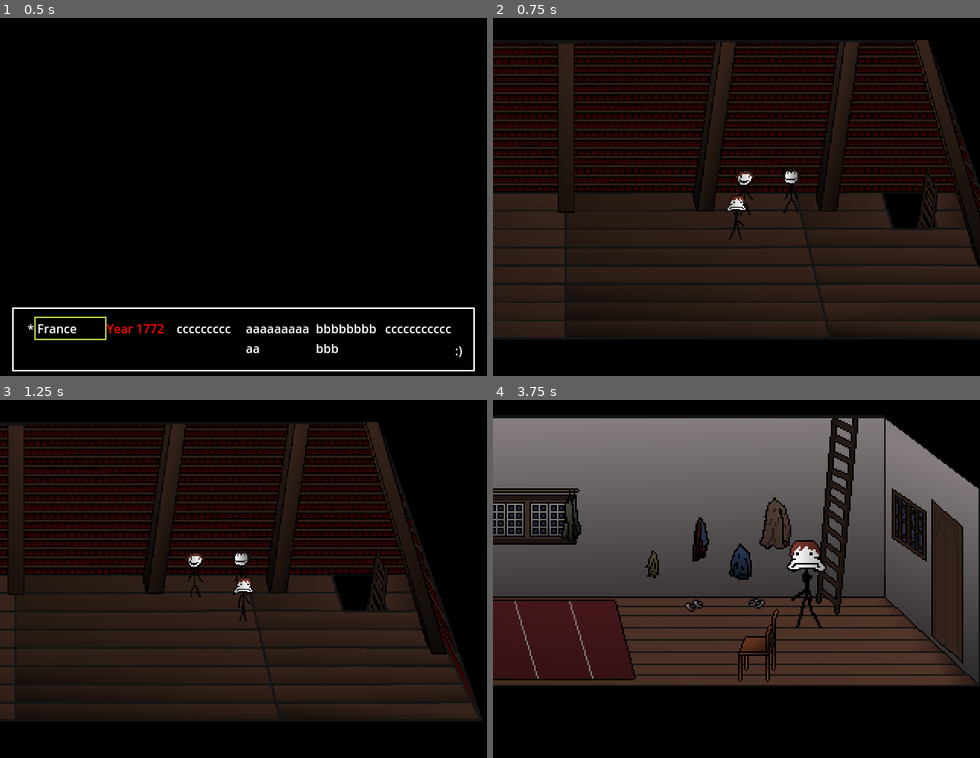
Above: before the commit, frames 1-4 (two rows, left to right).
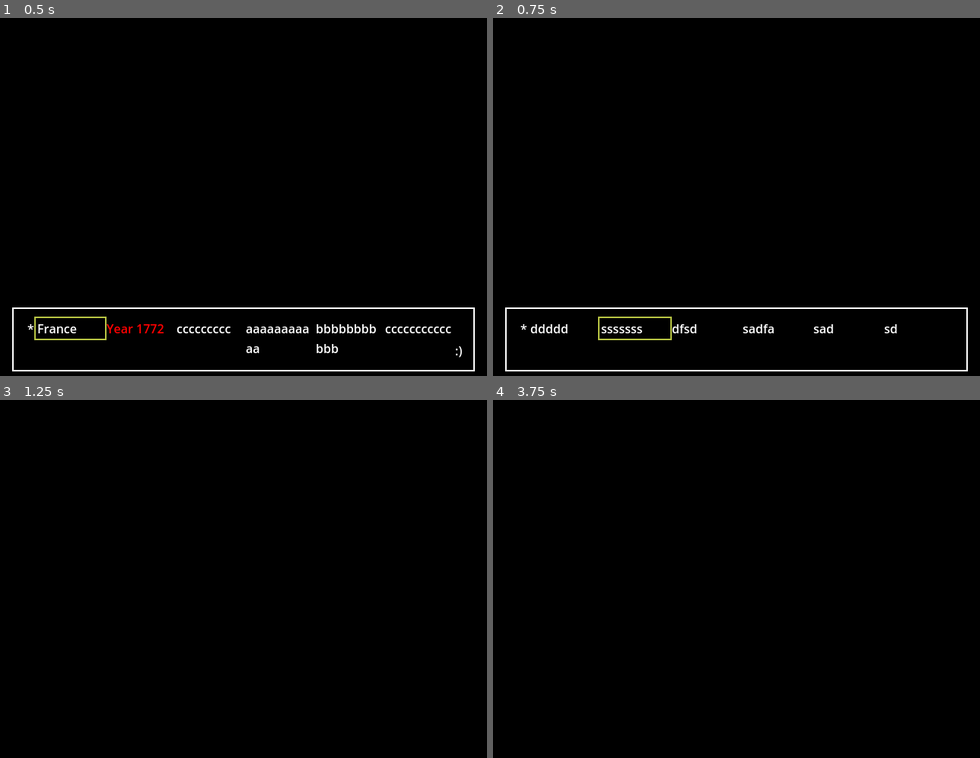
Above: after the commit, the same moments.

Repository: Jupyyter/I-am-hungry-and-my-name-is-Hadarag-Gabriel
Game: Godot game, scene res://scenes/intro.tscn
Same seed, same stepped clock (60 frames per second), same inputs: the game is played once before the commit and once after it.
Inputs:
- Up to frame 1 (0.5 s): no input
- Up to frame 2 (0.75 s): tap Enter (ui_accept) at 0.5, 0.6 s; hold Right (ui_right) from 0.53 s (still down)
- Up to frame 3 (1.25 s): keep holding Right (ui_right); tap Enter (ui_accept) at 0.77, 1.07 s
- Up to frame 4 (3.75 s): release Right (ui_right) at 1.28 s; hold Down (ui_down) 1.28-2.03 s; tap Enter (ui_accept) at 1.35, 1.52, 1.82, 2.1, 2.85, 3.02, 3.32, 3.6 s; hold Right (ui_right) 2.03-2.78 s; hold Up (ui_up) 2.78-3.53 s; hold Left (ui_left) from 3.53 s (still down)

Frame 1 is identical in both runs. In frame 2, 61% of the frame differs, in the area x 0-100%, y 6-99%; in frame 3, 55%; in frame 4, 65%, in the area x 0-100%, y 5-80%.

Commit message:
hjk

Diff:
--- a/project.godot
+++ b/project.godot
@@ -18,6 +18,7 @@
 [autoload]
 
 text_box="*res://scenes/text_box.tscn"
+player="*res://scenes/player.tscn"
 
 [display]
 
--- a/scripts/intro.gd
+++ b/scripts/intro.gd
@@ -9,6 +9,12 @@
 aaaaaaaaaaa
 bbbbbbbbbbb
 ccccccccccc")
+	text_box.queue_questionResponse("ddddddddd
+sssssssssssss
+dfsdsfdsa
+sadfasdfsadf
+sadfdsaf
+sdafsadf")
 
 
 
--- a/scripts/lvl1.gd
+++ b/scripts/lvl1.gd
@@ -18,7 +18,8 @@
 			get_tree().change_scene_to_file("scenes/lvl2.tscn")
 
 	if(nearSalami):
-		if(Input.is_action_just_pressed("ui_accept") and textBox.current_state==text_box.State.ready):
+		if (textBox.current_state==text_box.State.ready and Input.is_action_just_pressed("ui_accept")) or player.inConversation:
+			player.inConversation=true
 			match salamiConv:
 				0:
 					text_box.queue_questionResponse("hi, i'm your brother, Salami-red
@@ -27,22 +28,35 @@
 					ccccccccccc
 					dddddddddd")
 					salamiConv+=1
-					if text_box.IndexChosen==0:
-						text_box.queue_text("you chose hi, i'm your brother, Salami-red")
-					elif text_box.IndexChosen==1:
-						text_box.queue_text("you chose aaaaaaaaaa")
-					elif text_box.IndexChosen==2:
-						text_box.queue_text("you chose bbbbbb")
-					elif text_box.IndexChosen==3:
-						text_box.queue_text("you chose cccccccc")
-					elif text_box.IndexChosen==4:
-						text_box.queue_text("you chose ddddddd")
+				1:
+					if textBox.current_state==text_box.State.ready:
+						if text_box.IndexChosen==0:
+							text_box.queue_text("you chose hi, i'm your brother, Salami-red")
+							player.inConversation=false
+						elif text_box.IndexChosen==1:
+							text_box.queue_text("you chose aaaaaaaaaa")
+							player.inConversation=false
+						elif text_box.IndexChosen==2:
+							text_box.queue_text("you chose bbbbbb")
+							player.inConversation=false
+						elif text_box.IndexChosen==3:
+							text_box.queue_text("you chose cccccccc")
+							player.inConversation=false
+						elif text_box.IndexChosen==4:
+							text_box.queue_text("you chose ddddddd")
+							player.inConversation=false
+						salamiConv+=1
+				2:
+					text_box.queue_text("saddsadsadsadsa
+					sadadsdsa")
+					salamiConv+=1
 
 	if(nearMiguel):
 		if(Input.is_action_just_pressed("ui_accept") and textBox.current_state==text_box.State.ready):
 			match miguelConv:
 				0:
-					text_box.queue_text("hi, i'm your brother, Miguel")
+					text_box.queue_text("hi, i'm your brother, Miguel
+					aaaaaaaaaaaaaaaaaaa")
 					miguelConv+=1
 				1:
 					text_box.queue_text("...")
--- a/scripts/player.gd
+++ b/scripts/player.gd
@@ -4,6 +4,7 @@
 var animation_name:String="Down"
 var flipped:bool=false
 var nearLadder:bool=false
+var inConversation=false
 @onready var animationPlayer =$AnimationPlayer
 @onready var collisionshape2D =$CollisionShape2D
 @onready var sprite2D =$Sprite2D
--- a/scripts/textBox.gd
+++ b/scripts/textBox.gd
@@ -17,10 +17,10 @@
 enum State { ready, newText, reading, finished }
 var current_state: State = State.ready
 var text_queue: Array = []
+var conv_queue:Array=[]
 var tween: Tween
 var chooseMode:bool=false
 var endOfConversation : bool = false
-var doStuff1FrameLater:bool=false
 
 var LabelList2:Array[Label]
 var currentStateList2:Array[State]
@@ -35,9 +35,6 @@
 #displays all the queued texts
 func _process(delta):
 	choosingResponse()
-	if doStuff1FrameLater:
-		current_state=State.ready
-		doStuff1FrameLater=false
 	for lbl in LabelList2:
 		match currentStateList2[LabelList2.find(lbl)]:
 			State.ready:
@@ -50,8 +47,18 @@
 					colorReset(lbl)
 					displayText(lbl)
 				else:
-					currentStateList2[LabelList2.find(lbl)] = State.ready
-					current_state= State.ready
+					if !conv_queue.is_empty():
+						var next_text:String=conv_queue.pop_front()
+						if next_text.begins_with("!-"):
+							next_text=next_text.substr(2)
+							createConvPage(next_text)
+
+						elif next_text.begins_with("#-"):
+							next_text=next_text.substr(2)
+							createQuestionPage(next_text)
+					else:
+						currentStateList2[LabelList2.find(lbl)] = State.ready
+						current_state= State.ready
 			State.reading:
 				#ui_end must be set in godot
 				if Input.is_action_just_pressed("ui_end"):
@@ -68,33 +75,25 @@
 					if text_queue.is_empty():
 						#DELETE ALL THE CHILDREN DIEDIEDIEDIEDIE
 						#GABRIEL EATING MY MEMORY HAHAHAHAHAHAHAHAAHAHAHAHAHAHAHAAHAHAHAHAHAHAAHAHA
-						findThingInNode(lbl,boxContainer).queue_free()
-						currentStateList.erase(currentStateList[LabelList.find(lbl)])
-						LabelList.erase(lbl)
-						if LabelList.is_empty():
-							doStuff1FrameLater=true
-							LabelList2=[]
-							currentStateList2=[]
-							hide_textbox()
-							endOfConversation=true
-							chooseMode=false
+						hide_textbox()
+
+						chooseMode=false
 
 
 
 func queue_text(next_text: String)->void:
-	var lines:PackedStringArray = next_text.split("\n")
-	initializeNewLabel()
-	for line in lines:
-		text_queue.push_back(line)
-
+	if text_queue.is_empty():
+		createConvPage(next_text)
+	else:
+		next_text="!-"+next_text
+		conv_queue.push_back(next_text)
 func queue_questionResponse(next_text: String)->void:
-	IndexChosen=0
-	lastIndexChosen=0
-	chooseMode=true
-	var lines:PackedStringArray = next_text.split("\n")
-	for line in lines:
-		text_queue.push_back(line)
-		initializeNewLabel()
+	if text_queue.is_empty():
+		createQuestionPage(next_text)
+
+	else:
+		next_text="#-"+next_text
+		conv_queue.push_back(next_text)
 
 #display 1 text at a time using tween, changes texture and the color accordingly
 func displayText(lbl:Label)->void:
@@ -130,13 +129,13 @@
 	tween.tween_property(lbl, "visible_ratio", 1, CHAR_READ_RATE)
 	tween.connect("finished", finishedTweening )
 
-
+#guess what it does
 func hide_textbox()->void:
 	start_symbol.text = ""
 	end_symbol.text = ""
 	textbox_container.hide()
 
-
+#guess what it does
 func show_textbox()->void:
 	start_symbol.text = "*"
 	textbox_container.show()
@@ -148,15 +147,15 @@
 		currentStateList[LabelList.find(lbl)] = State.finished
 		currentStateList2[LabelList2.find(lbl)] = State.finished
 
-
+#character speaking or something
 func enableImage()->void:
 	textureRect.visible = true
 
-
+#character no longer speaking or something
 func disableImage()->void:
 	textureRect.visible = false
 
-
+#what character is speaking
 func setTexture(texture)->void:
 	if texture == null:
 		textureRect.texture = null
@@ -171,6 +170,7 @@
 	#lbl.add_theme_color_override("font_color",Color.WHITE)
 	lbl.add_theme_color_override("font_color",Color.WHITE)
 
+#create new label :)
 func initializeNewLabel()->void:
 
 	var lblInstance=label.duplicate()
@@ -184,6 +184,7 @@
 	currentStateList.push_back(stateInstance)
 	currentStateList2=currentStateList.duplicate()
 
+#when choosing a response or an action
 func choosingResponse()->int:
 	if(!chooseMode):
 		return 0
@@ -200,9 +201,9 @@
 	if(IndexChosen!=lastIndexChosen):
 		LabelList2[lastIndexChosen].remove_theme_stylebox_override("normal")
 		lastIndexChosen=IndexChosen
-	print(IndexChosen)
 	return IndexChosen
 
+#returns a reference to an object within the array
 func findThingInArray(lbl: Node, arr: Array) -> Node:
 	for labell in arr:
 		if labell == lbl:
@@ -216,7 +217,8 @@
 			return child
 	return null
 
-func createStyleBox():
+#returns a styleBox
+func createStyleBox()->StyleBoxFlat:
 	var style_box = StyleBoxFlat.new()
 	style_box.bg_color = Color(183, 196, 67)
 	style_box.border_color = Color("B7C443")
@@ -225,3 +227,29 @@
 	style_box.set_content_margin_all(0)
 	style_box.set_expand_margin_all(4)
 	return style_box
+
+#kill all the labels
+func resetLabels()->void:
+	for lbl in LabelList2:
+		findThingInNode(lbl,boxContainer).queue_free()
+		currentStateList.erase(currentStateList[LabelList.find(lbl)])
+		LabelList.erase(lbl)
+	currentStateList2.clear()
+	LabelList2.clear()
+
+func createConvPage(next_text:String)->void:
+	var lines:PackedStringArray = next_text.split("\n")
+	resetLabels()
+	initializeNewLabel()
+	for line in lines:
+		text_queue.push_back(line)
+
+func createQuestionPage(next_text:String)->void:
+	resetLabels()
+	IndexChosen=0
+	lastIndexChosen=0
+	chooseMode=true
+	var lines:PackedStringArray = next_text.split("\n")
+	for line in lines:
+		text_queue.push_back(line)
+		initializeNewLabel()
